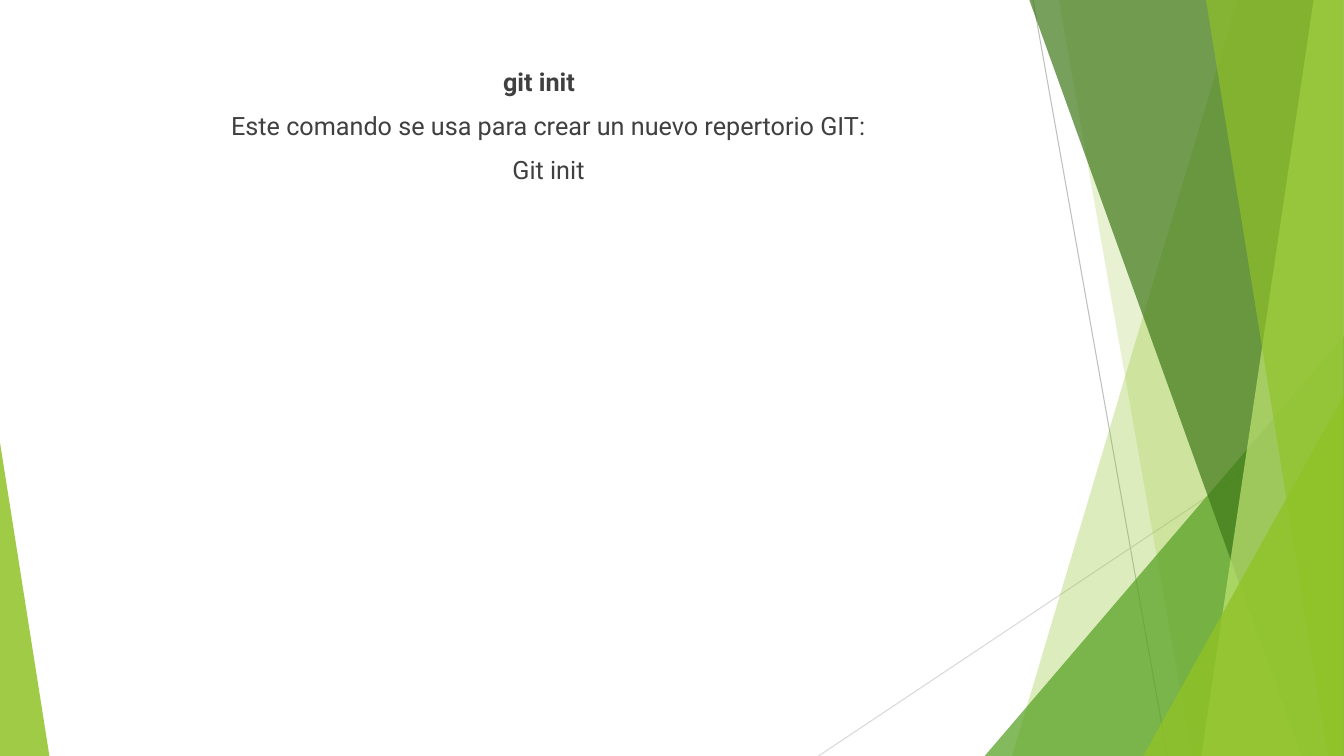
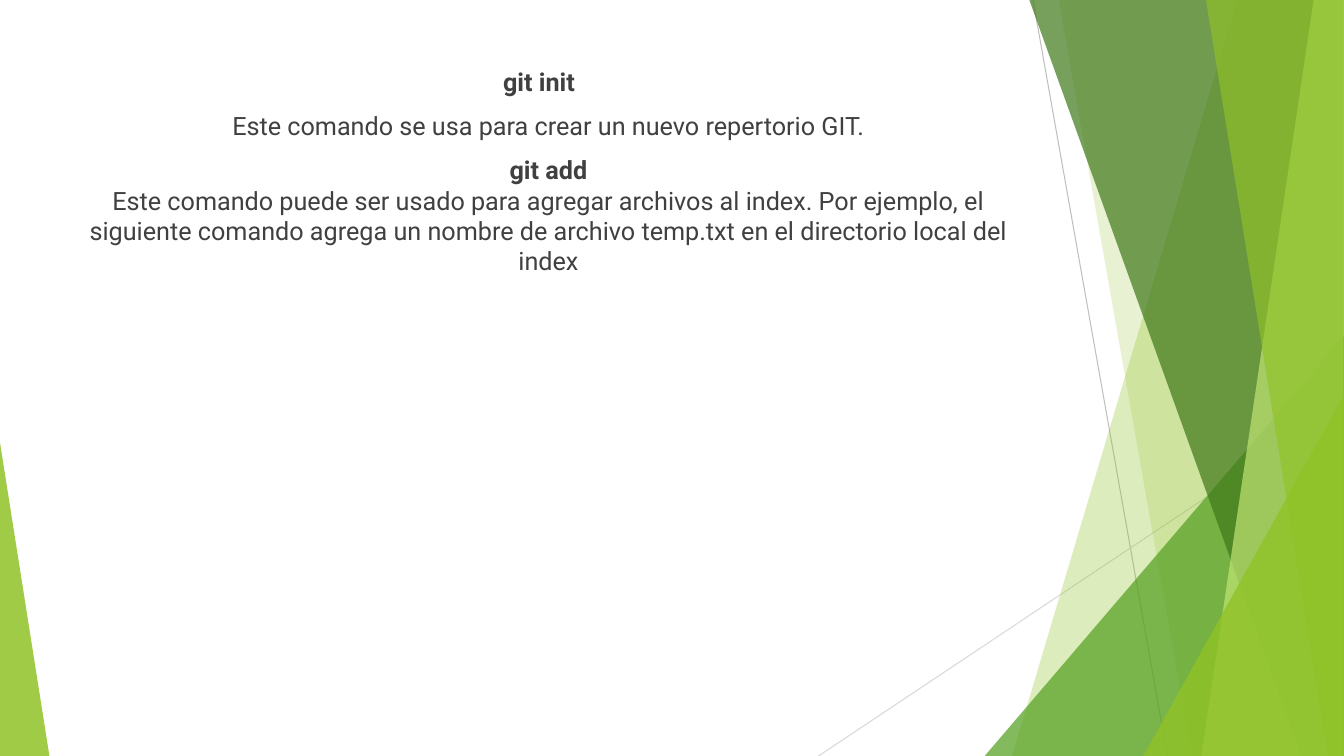
Before and after one commit to Reas47/Practica, a slide deck: slide 2 of MV.pptx. Drawn at 1344x756 pixels with LibreOffice and Linux fonts; fonts in the diff are those of the drawing. Boxes give left, top, right and bottom in pixels: in the first picture for what was removed or moved away, otherwise in the second. Text is boxed around its words. In the diff, an @@ line names an element or a change of style, - is before the commit and + after.

Commit message:
version2

```diff
--- a/MV.pptx
+++ b/MV.pptx
@@ text at bbox=[90, 116, 1007, 271]: text changed @@
-Este comando se usa para crear un nuevo repertorio GIT:
-Git init
+Este comando se usa para crear un nuevo repertorio GIT.
+git add
+Este comando puede ser usado para agregar archivos al index. Por ejemplo, el siguiente comando agrega un nombre de archivo temp.txt en el directorio local del index
```
Also in this commit, not shown: 1 slide added, 1 slide removed.
